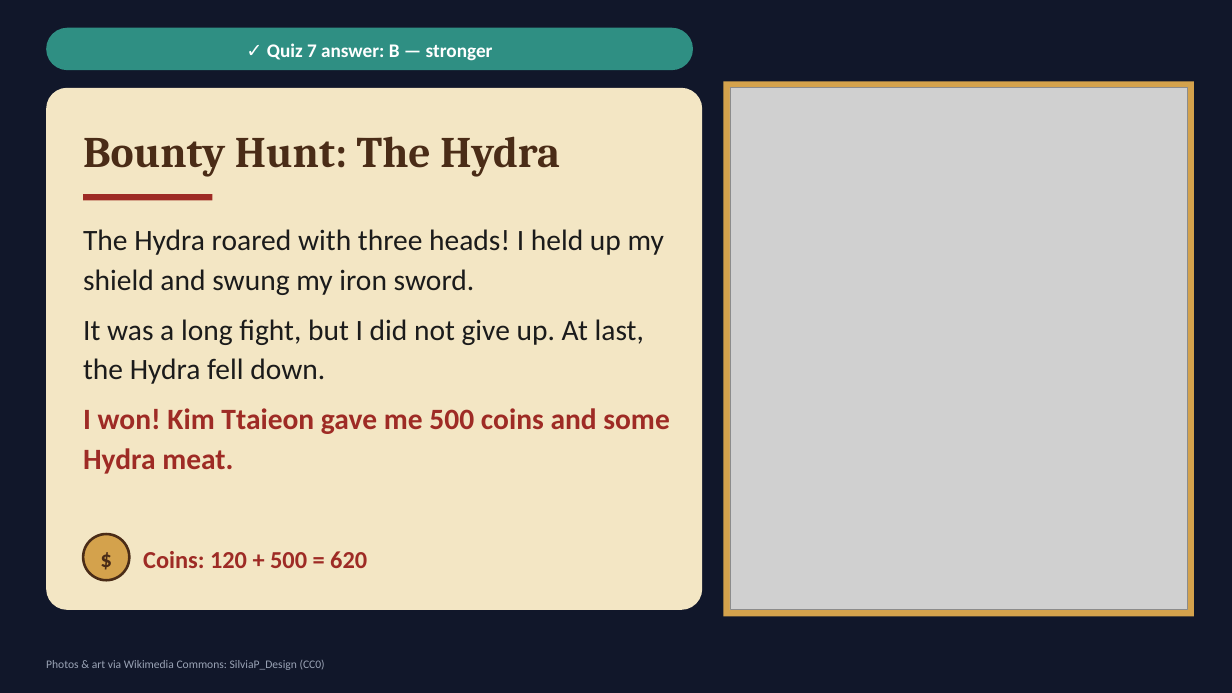
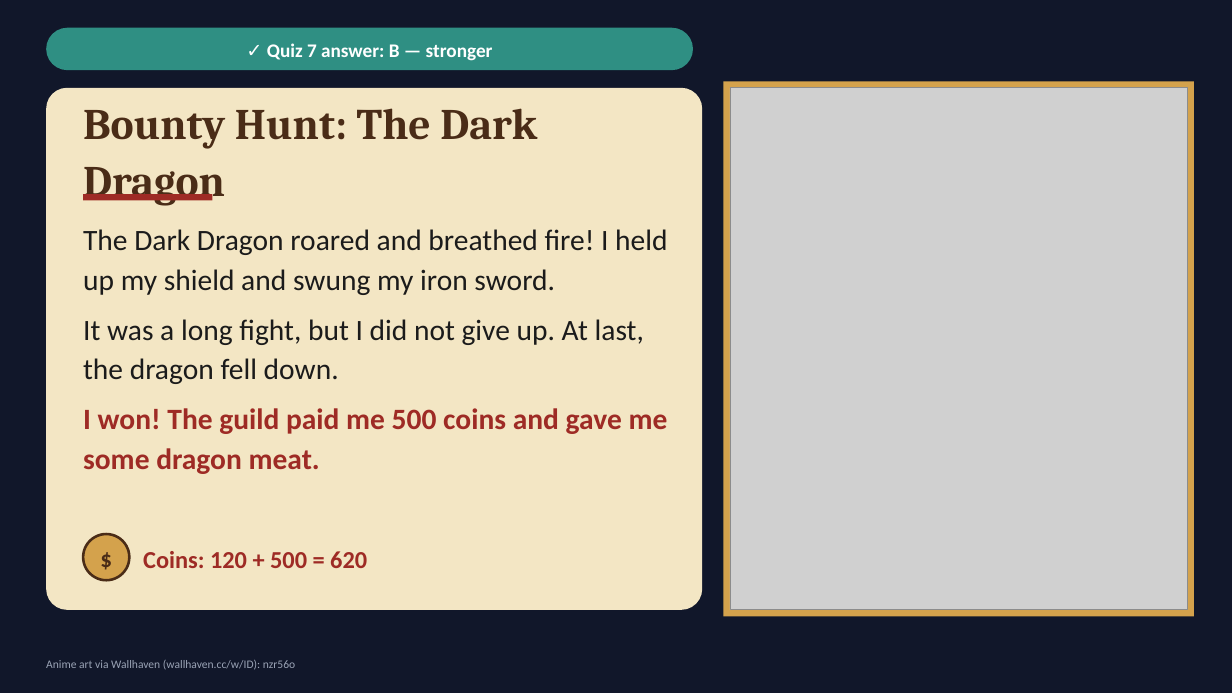
Before and after one commit to choivoo/-, a slide deck: slide 17 of Seonpig_Isekai_Adventure_Grade6_English_20slides.pptx. Drawn at 1232x693 pixels with LibreOffice and Linux fonts; fonts in the diff are those of the drawing; grey boxes stand for pictures. Boxes give left, top, right and bottom in pixels: in the first picture for what was removed or moved away, otherwise in the second. Text is boxed around its words. In the diff, an @@ line names an element or a change of style, - is before the commit and + after.

```diff
--- a/Seonpig_Isekai_Adventure_Grade6_English_20slides.pptx
+++ b/Seonpig_Isekai_Adventure_Grade6_English_20slides.pptx
@@ text at [83,108,537,206]: text changed @@
-Bounty Hunt: The Hydra
+Bounty Hunt: The Dark Dragon
@@ text at [83,229,668,474]: text changed @@
-The Hydra roared with three heads! I held up my shield and swung my iron sword.
-It was a long fight, but I did not give up. At last, the Hydra fell down.
-I won! Kim Ttaieon gave me 500 coins and some Hydra meat.
+The Dark Dragon roared and breathed fire! I held up my shield and swung my iron sword.
+It was a long fight, but I did not give up. At last, the dragon fell down.
+I won! The guild paid me 500 coins and gave me some dragon meat.
@@ text at [46,660,295,670]: text changed @@
-Photos & art via Wikimedia Commons: SilviaP_Design (CC0)
+Anime art via Wallhaven (wallhaven.cc/w/ID): nzr56o
```
Also in this commit, not shown: 19 other slides changed.
